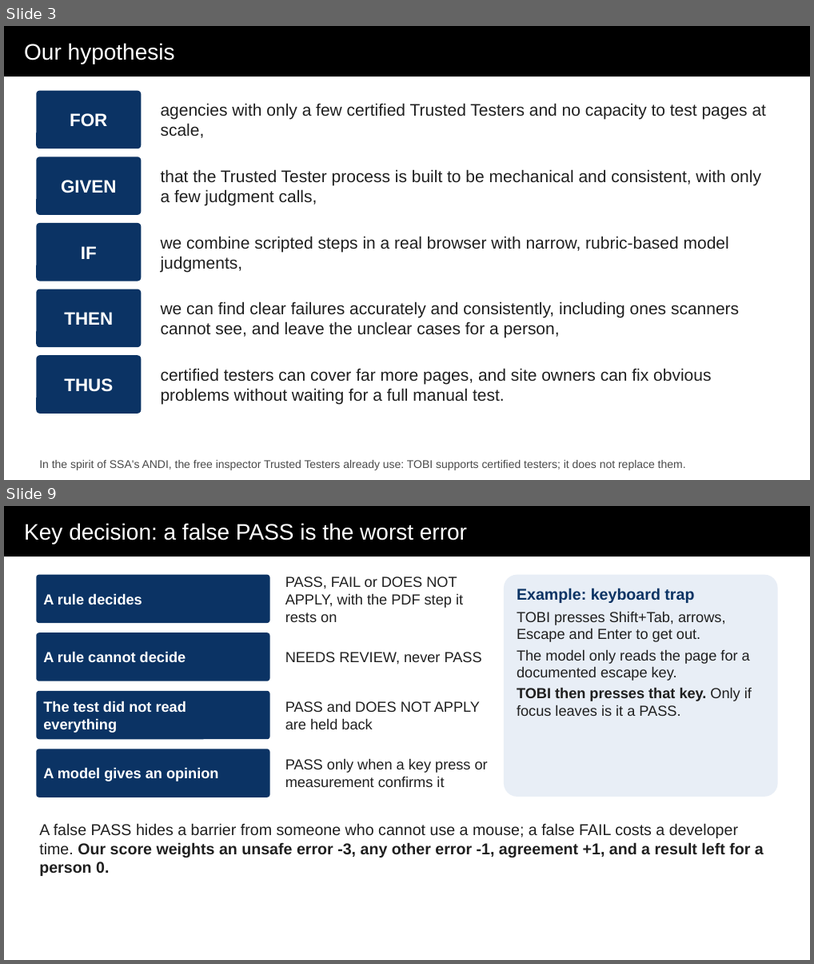
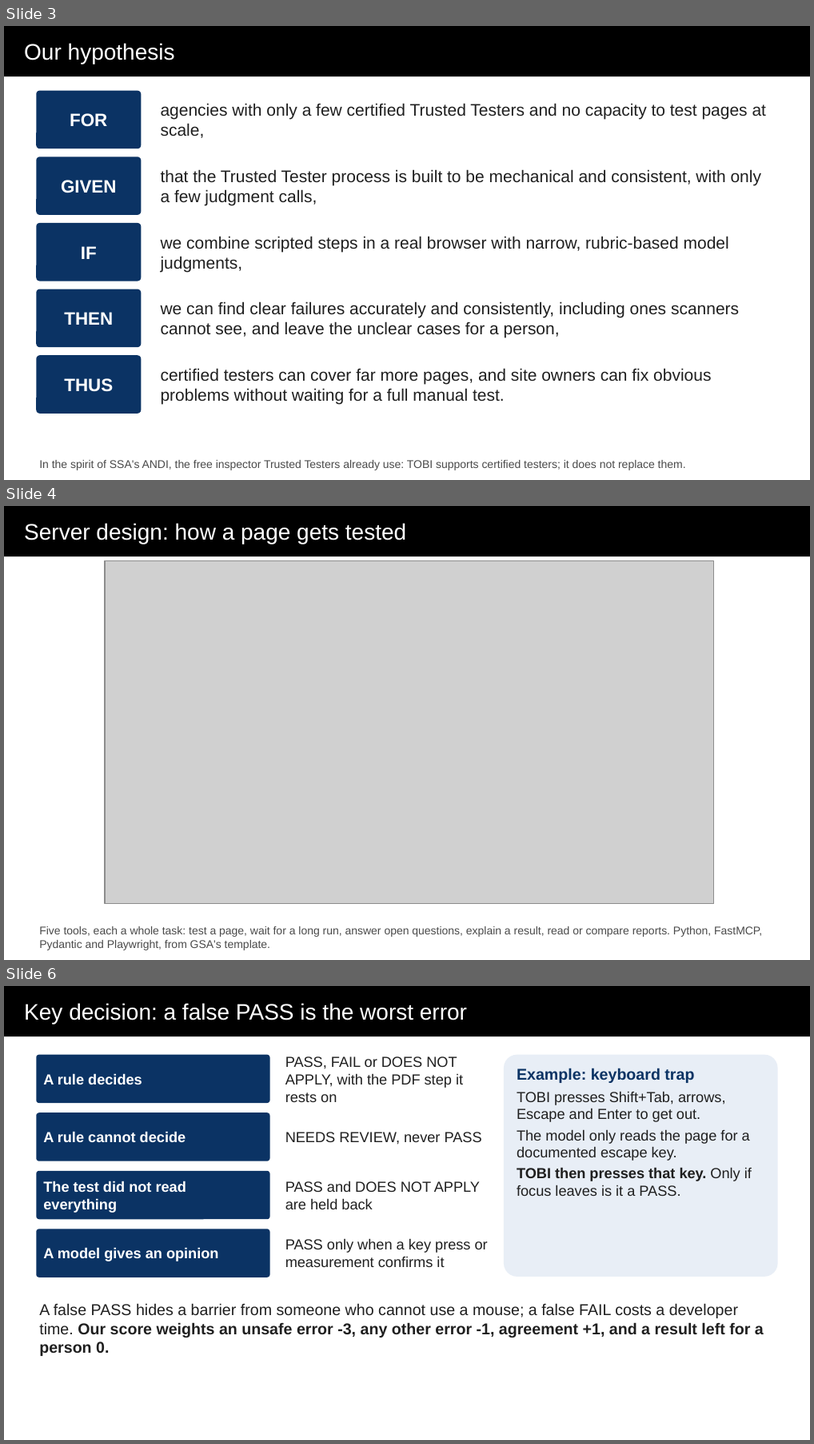
Before and after one commit to abbybowman/tobi508, a slide deck: docs/hackathon/out/TOBI-deck.pptx. Shown one above the other, each under a label of ours: slides 3 and 9 before the commit, slides 3, 4 and 6 after it; the slides between them are not shown. The pictures are 814x964 and 814x1444 pixels, drawn with LibreOffice and Linux fonts; fonts in the diff are those of the drawing; grey boxes stand for pictures. Boxes give left, top, right and bottom in pixels: in the first picture for what was removed or moved away, otherwise in the second. Text is boxed around its words. In the diff, an @@ line names an element or a change of style, - is before the commit and + after.

```diff
--- a/docs/hackathon/out/TOBI-deck.pptx
+++ b/docs/hackathon/out/TOBI-deck.pptx
@@ slide 4 added at [4,506,810,960], background #FFFFFF @@
@@ title added at [4,506,810,557], fill #000000, 20 pt, text #FFFFFF @@
+Server design: how a page gets tested
@@ picture added at [105,561,714,904] @@
@@ text added at [39,926,762,950], 10 pt, text #4A4A4A @@
+Five tools, each a whole task: test a page, wait for a long run, answer open questions, explain a result, read or compare reports. Python, FastMCP, Pydantic and Playwright, from GSA's template.
@@ what was slide 9 is now slide 6 @@
```
Also in this commit, not shown: 3 slides changed, 1 other slide added, 6 slides removed, 2 other files.
